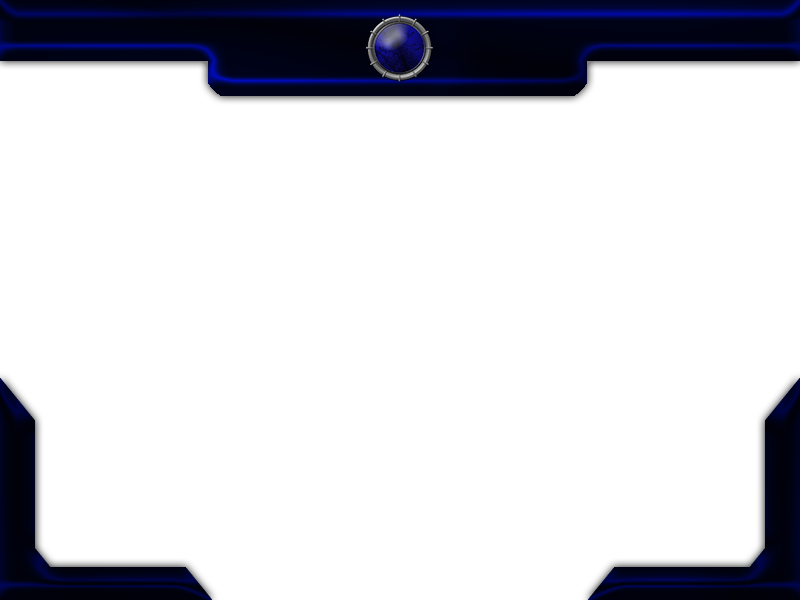
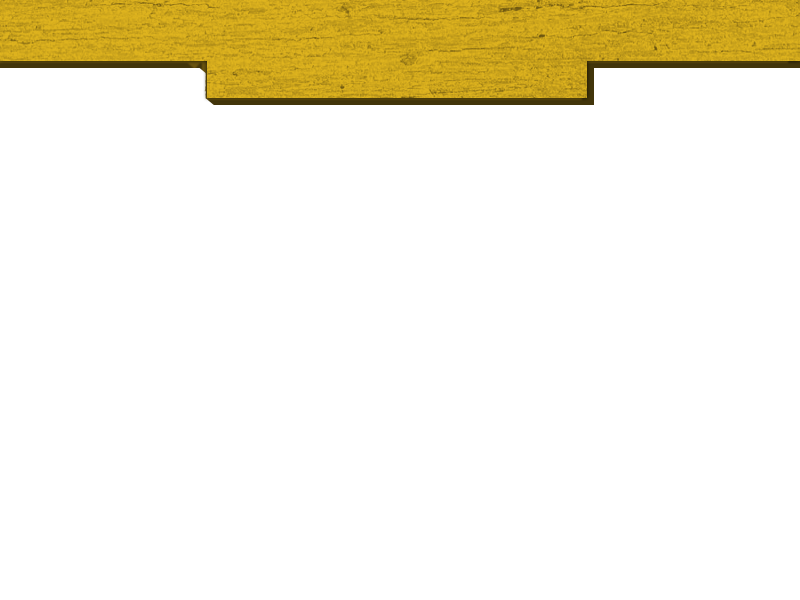
Before/after of a (800, 600) layered artwork. What changed in the layer stack:
hid "Eye" over [365, 14, 434, 83]
hid "Layer 8" over [0, 377, 800, 600]
hid "Layer 7" over [0, 377, 800, 600]
removed layer "Layer 4" (was overlay) from group "Group 1" over [0, 0, 800, 96]
added layer "Layer 9" in group "Group 1" over [0, 0, 800, 98]
added layer "Rectangle 1" in group "Group 1" over [0, 0, 800, 98]
added layer "Rectangle 3 copy" in group "Group 1" over [0, 0, 800, 105]
hid "Layer 5" over [0, 0, 800, 96]
